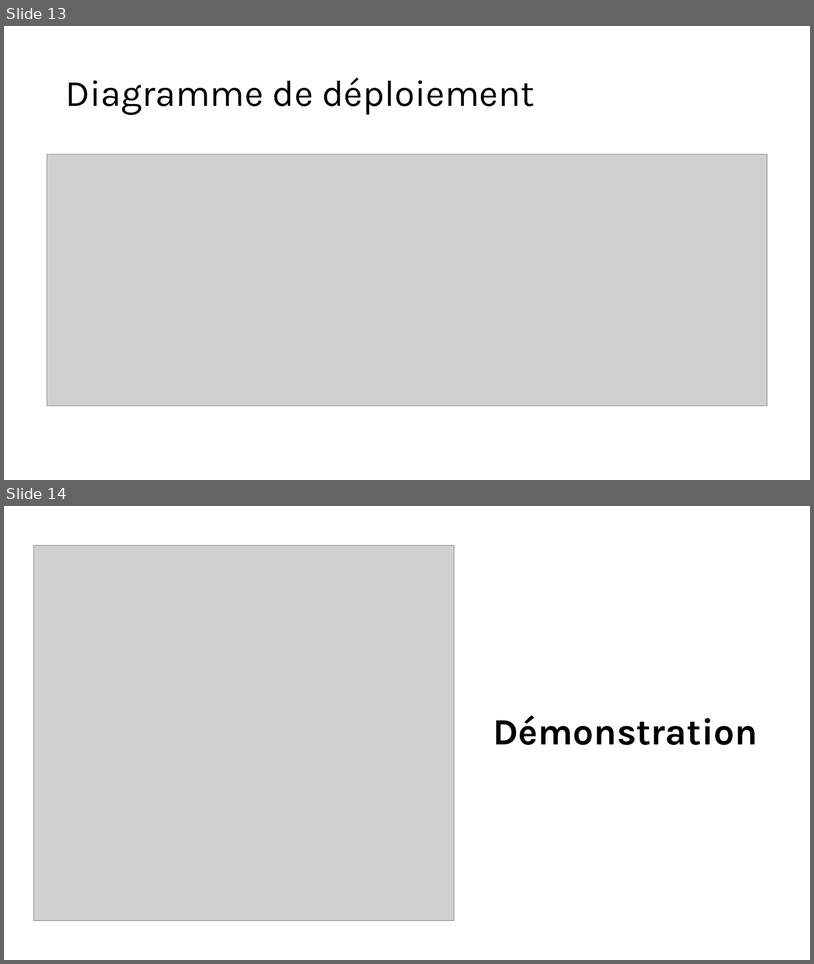
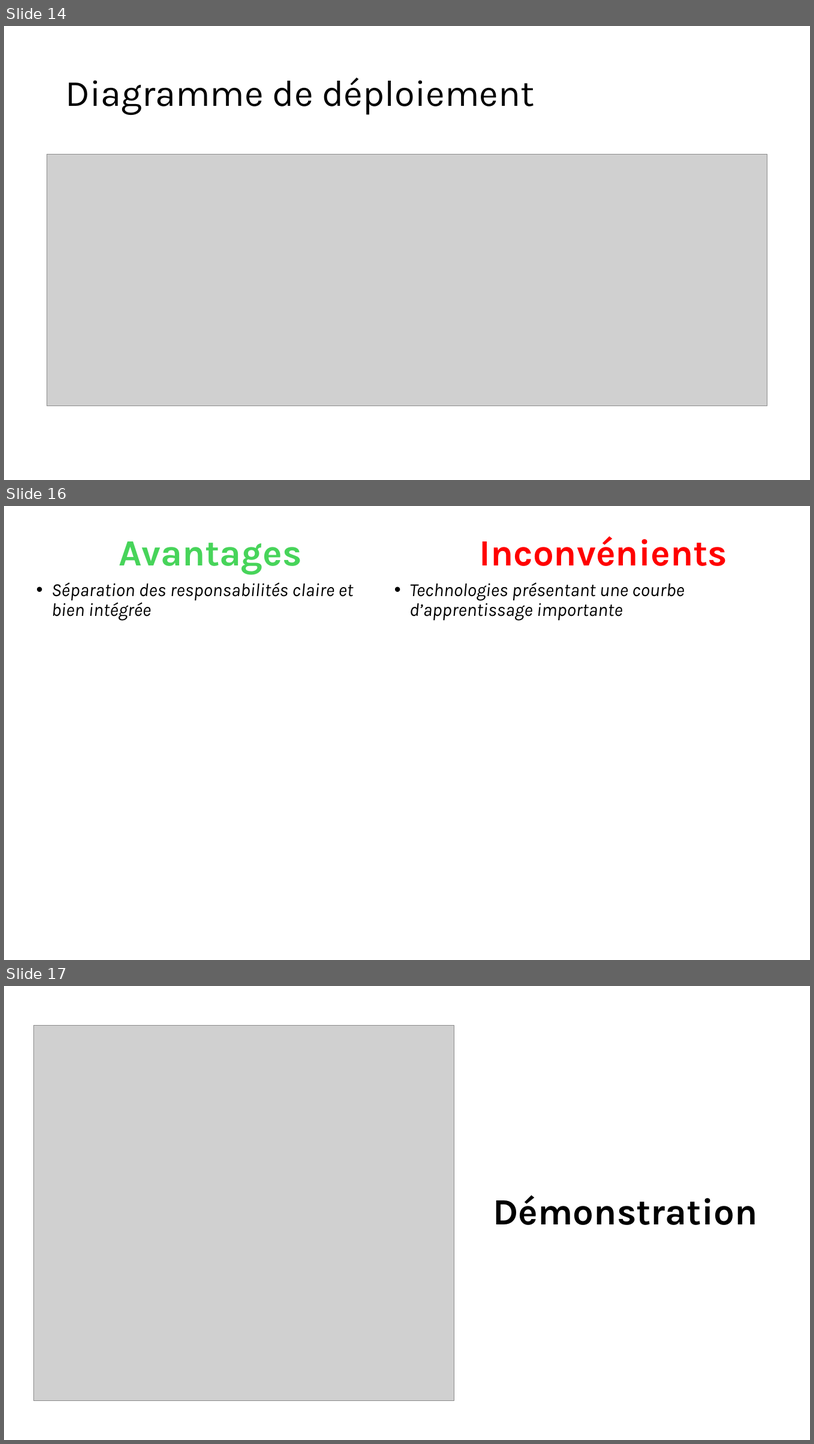
Before and after one commit to RobinSteiger/ASAD, a slide deck: doc/presentation.pptx. Shown one above the other, each under a label of ours: slides 13 and 14 before the commit, slides 14, 16 and 17 after it; the slides between them are not shown. The pictures are 814x964 and 814x1444 pixels, drawn with LibreOffice and Linux fonts; fonts in the diff are those of the drawing; grey boxes stand for pictures. Boxes give left, top, right and bottom in pixels: in the first picture for what was removed or moved away, otherwise in the second. Text is boxed around its words. In the diff, an @@ line names an element or a change of style, - is before the commit and + after.

```diff
--- a/doc/presentation.pptx
+++ b/doc/presentation.pptx
@@ slide 16 added at [4, 506, 810, 960], background #FFFFFF @@
@@ title added at [119, 541, 302, 574], 44 pt, text #47D45A, bold @@
+Avantages
@@ text added at [479, 536, 728, 566], 44 pt, text #FF0000, bold @@
+Inconvénients
@@ text added at [51, 582, 354, 621], 22 pt, text #000000, italic @@
+• Séparation des responsabilités claire et bien intégrée
@@ text added at [410, 582, 684, 621], 22 pt, text #000000, italic @@
+• Technologies présentant une courbe d’apprentissage importante
@@ what was slide 13 is now slide 14 @@
@@ what was slide 14 is now slide 17 @@
```
Also in this commit, not shown: 3 slides changed, 3 other slides added, 1 slide removed.
